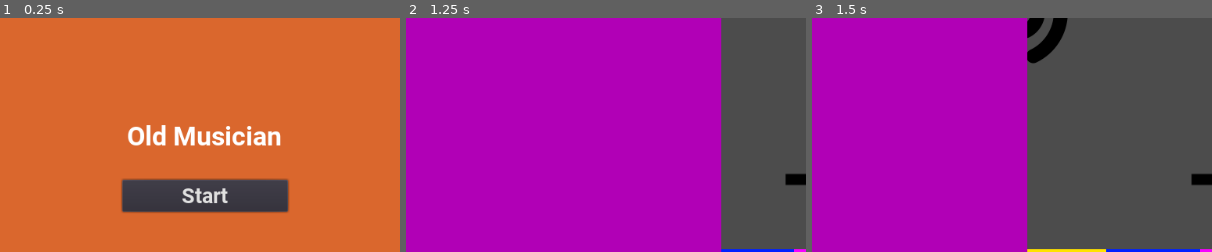
Above: before the commit, frames 1-3 (left to right).
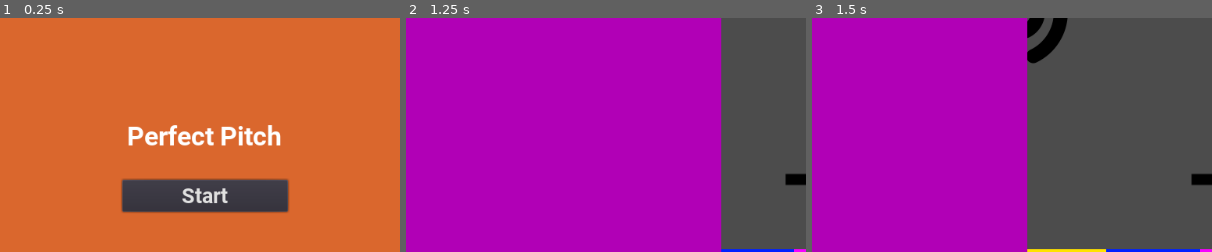
Above: after the commit, the same moments.

Repository: mdechdee/PerfectPitch
Game: Godot game, scene res://StartScene.tscn
The game is run twice, just before and just after one commit, with the same random seed, the same clock (stepped at 60 frames per second) and the same inputs. Sound files missing from this copy of the repository are replaced by a short silence.
Inputs:
- Up to frame 1 (0.25 s): no input
- Up to frame 2 (1.25 s): click "Start" at 0.5 s
- Up to frame 3 (1.5 s): tap H (A) at 1.35 s
The pictures show only the part of the screen within x 25-75%, y 41-91%; the shares and areas given below are measured in that part.

The runs differ from the first frame. In frame 1, 1.9% of the frame differs, in the area x 32-69%, y 45-55%; in frame 2, nothing differs; in frame 3, nothing differs.
Error in both runs: Invalid get index 'position' (on base: 'Tween'). (res://SpritesManager.gd:11)

Commit message:
Change game title

Diff:
--- a/OldMusician/StartScene.tscn
+++ b/OldMusician/StartScene.tscn
@@ -45,5 +45,5 @@
 margin_right = 614.364
 margin_bottom = 415.937
 custom_fonts/font = SubResource( 4 )
-text = "Old Musician"
+text = "Perfect Pitch"
 [connection signal="pressed" from="StartScreen/start_button" to="StartScreen/start_button" method="_on_start_button_pressed"]
